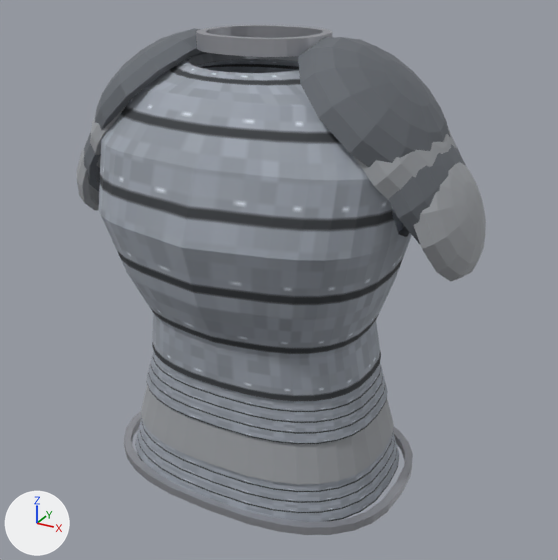
An edit to the OBJ model projects/hichaukitoden-game/assets/models/items/tin_armor.obj, drawn before and after from the same camera.
One viewpoint serves both versions: a 50 mm lens placed at (1.98, -3.46, 1.61), pointed at (0.11, -0.05, -0.1). Every picture has the same lights, and +X, +Y and +Z are marked at lower left. The older version comes first. Where no turn or scale is listed for an object, it has been applied to the vertices.

The first picture shows 'tin_armor'.
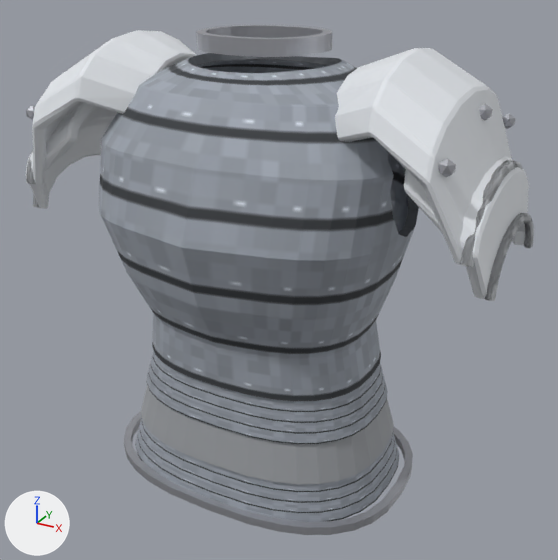
Boxes [x1, y1, x2, y2] around the edits, measured in the pictures (558 x 560 px):
'tin_armor', reshaped (24% wider)
    before: [76, 25, 486, 535]
    after: [25, 25, 534, 535]
part 1 of me_tin_armor, added
    after: [438, 158, 456, 177]
part 2 of me_tin_armor, added
    after: [26, 105, 35, 120]
part 3 of me_tin_armor, added
    after: [479, 104, 493, 121]
part 4 of me_tin_armor, added
    after: [503, 113, 516, 129]
part 5 of me_tin_armor, rebuilt (mostly hidden before)
    before: [90, 57, 191, 168]
    after: [32, 30, 197, 185]
part 6 of me_tin_armor, rebuilt
    before: [414, 162, 486, 282]
    after: [404, 156, 529, 299]
part 7 of me_tin_armor, rebuilt
    before: [355, 131, 457, 200]
    after: [335, 48, 512, 264]
part 8 of me_tin_armor, rebuilt
    before: [76, 149, 99, 211]
    after: [25, 102, 117, 209]
part 9 of me_tin_armor, added
    after: [485, 213, 534, 301]
part 10 of me_tin_armor, added (mostly hidden)
    after: [33, 196, 40, 208]
part 11 of me_tin_armor, added
    after: [460, 160, 523, 267]
part 12 of me_tin_armor, added (mostly hidden)
    after: [26, 151, 36, 184]
part 13 of me_tin_armor, deleted
    before: [389, 144, 466, 244]
part 14 of me_tin_armor, deleted
    before: [298, 37, 451, 167]
part 15 of me_tin_armor, deleted
    before: [84, 133, 101, 192]
part 16 of me_tin_armor, deleted
    before: [94, 28, 207, 130]

What the commit changed:
Material 'tin_armor_shoulder_overlap' (mat_tin_armor_shoulder_overlap) is new.
Its base color is (0.46, 0.478, 0.501) (grey #b5b8bc).
Its roughness is 0.55.
Material 'tin_armor_shoulder_shell' (mat_tin_armor_shoulder_shell) is new.
Its base color is (0.78, 0.81, 0.85) (white #e5e8ed).
Its roughness is 0.55.
me_tin_armor is used by ob_tin_armor; location (0.0, 0.0, 0.0).
me_tin_armor had 2343 vertices, 4660 faces and spanned x -1.17..1.17, y -0.77..0.63, z -1.26..1.2.
me_tin_armor now has 2671 vertices, 6060 faces and spans x -1.34..1.34, y -0.77..0.63, z -1.26..1.2.
me_tin_armor part 1: a new loose piece, an icosphere of 20 faces spanning x 1.084..1.156, y -0.533..-0.465, z 0.739..0.819, in mat_tin_armor_trim (grey #b3b5bc).
me_tin_armor part 2: a new loose piece, an icosphere of 20 faces spanning x -1.156..-1.084, y -0.533..-0.465, z 0.739..0.819, in mat_tin_armor_trim (grey #b3b5bc).
me_tin_armor part 3: a new loose piece, an icosphere of 20 faces spanning x 1.084..1.156, y -0.034..0.034, z 0.87..0.95, in mat_tin_armor_trim (grey #b3b5bc).
me_tin_armor part 4: a new loose piece, an icosphere of 20 faces spanning x 1.084..1.156, y 0.465..0.533, z 0.739..0.819, in mat_tin_armor_trim (grey #b3b5bc).
me_tin_armor part 5: the loose piece of 142 vertices spanning x -1.04..-0.45, y -0.41..0.41, z 0.38..1.05 is rebuilt with 172 vertices and now spans x -1.22..-0.5, y -0.56..0.56, z 0.36..1.17, in mat_tin_armor_shoulder_shell (white #e5e8ed).
me_tin_armor part 6: the loose piece of 142 vertices spanning x 0.82..1.17, y -0.33..0.33, z 0.11..0.74 is rebuilt with 128 vertices and now spans x 0.9..1.31, y -0.47..0.47, z 0.19..0.88, in mat_tin_armor_shoulder_shell (white #e5e8ed).
me_tin_armor part 7: the loose piece of 142 vertices spanning x 0.45..1.04, y -0.41..0.41, z 0.38..1.05 is rebuilt with 172 vertices and now spans x 0.5..1.22, y -0.56..0.56, z 0.36..1.17, in mat_tin_armor_shoulder_shell (white #e5e8ed).
me_tin_armor part 8: the loose piece of 142 vertices spanning x -1.17..-0.82, y -0.33..0.33, z 0.11..0.74 is rebuilt with 128 vertices and now spans x -1.31..-0.9, y -0.47..0.47, z 0.19..0.88, in mat_tin_armor_shoulder_shell (white #e5e8ed).
me_tin_armor part 9: a new loose piece of 198 vertices spanning x 1.3..1.34, y -0.39..0.39, z 0.18..0.45, in mat_tin_armor_shoulder_overlap (grey #b5b8bc).
me_tin_armor part 10: a new loose piece of 198 vertices spanning x -1.34..-1.3, y -0.39..0.39, z 0.18..0.45, in mat_tin_armor_shoulder_overlap (grey #b5b8bc).
me_tin_armor part 11: a new loose piece of 198 vertices spanning x 1.2..1.26, y -0.49..0.49, z 0.36..0.69, in mat_tin_armor_shoulder_overlap (grey #b5b8bc).
me_tin_armor part 12: a new loose piece of 198 vertices spanning x -1.26..-1.2, y -0.49..0.49, z 0.36..0.69, in mat_tin_armor_shoulder_overlap (grey #b5b8bc).
me_tin_armor part 13: the loose piece of 142 vertices spanning x 0.64..1.1, y -0.37..0.37, z 0.24..0.9 is deleted.
me_tin_armor part 14: the loose piece of 142 vertices spanning x 0.26..0.97, y -0.45..0.45, z 0.53..1.19 is deleted.
me_tin_armor part 15: the loose piece of 142 vertices spanning x -1.1..-0.64, y -0.37..0.37, z 0.24..0.9 is deleted.
me_tin_armor part 16: 142 vertices removed from x -0.97..-0.26, y -0.45..0.45, z 0.53..1.19.
Other edits to the shape of me_tin_armor do not show in these pictures.
me_tin_armor gains material mat_tin_armor_shoulder_shell (white #e5e8ed).
me_tin_armor gains material mat_tin_armor_shoulder_overlap (grey #b5b8bc).
